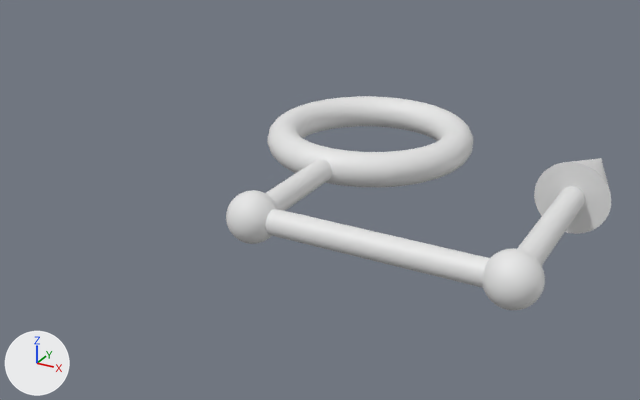
The OBJ model Assets/Modules/Azure/Assets/Arrows/Arrow-024.obj as it was, and as the next commit left it.
Both versions are drawn from a 50 mm camera at (1.67, -3.52, 1.39) aimed at (-0.04, -0.41, -0.16). Arrows for +X, +Y and +Z are at lower left; the lights stay in place. Where no turn or scale is listed for an object, it has been applied to the vertices. Vertices at the same position are counted once.

The scene before the commit, as lines of its bpy script (objects in view):
```python
me_arrow_024 = bpy.data.meshes.new('Arrow-024')
me_arrow_024.from_pydata(...)  # 3281 vertices, 3143 faces; spans x -0.47..1.15, y -1.1..0.47, z -0.15..0.15
ob_arrow_024 = bpy.data.objects.new('Arrow-024', me_arrow_024)
ob_arrow_024.location = (0.0, 0.0, 0.0)
```
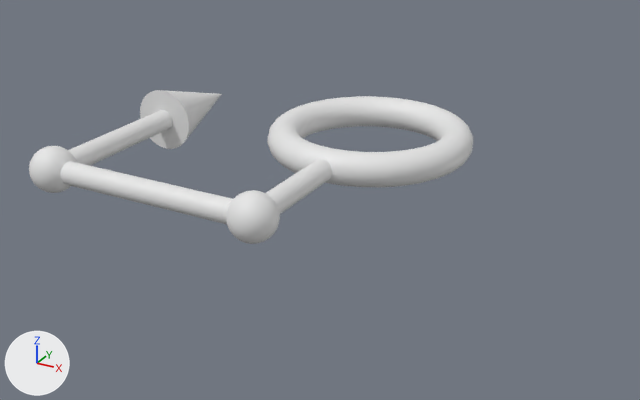
Location of each change, [x1, y1, x2, y2] in pixels of the pictures (640 x 400 px; the box of a moved part takes in the faces that stretch with it):
```json
{"object": "Arrow-024", "change": "reshaped", "before": [226, 96, 611, 310], "after": [29, 90, 473, 244], "on screen": "15% wider, 28% shorter"}
{"part": 1, "of": "me_arrow_024", "change": "moved or reshaped", "before": [534, 158, 611, 234], "after": [140, 90, 222, 149]}
{"part": 2, "of": "me_arrow_024", "change": "added", "after": [29, 146, 77, 193]}
{"part": 3, "of": "me_arrow_024", "change": "deleted", "before": [482, 248, 545, 310]}
{"part": 4, "of": "me_arrow_024", "change": "moved or reshaped", "before": [232, 186, 585, 288], "after": [60, 110, 245, 231]}
```

Edits to the scene script, one JSON object a line:
```json
{"block": "me_arrow_024", "where": "# used by ob_arrow_024; location = (0.0, 0.0, 0.0)"}
{"op": "remove", "block": "me_arrow_024", "code": "me_arrow_024.from_pydata(...)  # 3281 vertices, 3143 faces; spans x -0.47..1.15, y -1.1..0.47, z -0.15..0.15"}
{"op": "add", "block": "me_arrow_024", "code": "me_arrow_024.from_pydata(...)  # 3280 vertices, 3143 faces; spans x -1.15..0.47, y -1.1..0.47, z -0.15..0.15"}
{"block": "me_arrow_024", "change": "me_arrow_024 part 1: the loose piece of 33 vertices spanning x 0.85..1.15, y -0.25..0.25, z -0.15..0.15 is turned -180 degrees about the y axis through the mesh origin"}
{"block": "me_arrow_024", "change": "me_arrow_024 part 2: a new loose piece of 1009 vertices spanning x -1.1..-0.9, y -1.1..-0.9, z -0.1..0.1"}
{"block": "me_arrow_024", "change": "me_arrow_024 part 3: the loose piece of 1010 vertices spanning x 0.9..1.1, y -1.1..-0.9, z -0.1..0.1 is deleted"}
{"block": "me_arrow_024", "change": "me_arrow_024 part 4"}
{"block": "me_arrow_024", "change": "94 vertices are removed from x 0.95..1.05, y -1.05..0.0, z -0.05..0.05"}
{"block": "me_arrow_024", "change": "140 faces are deleted"}
{"block": "me_arrow_024", "change": "4 vertices move within x -0.02..0.02, y -1.1..-0.9, z 0.0"}
{"block": "me_arrow_024", "change": "30 vertices are added at x -1.05..-0.95, y -1.0, z -0.05..0.05"}
{"block": "me_arrow_024", "change": "32 new vertices lie (-1.0, 0.0, 0.0) away from vertices in x 0.0, y -1.05..-0.95, z -0.05..0.05"}
{"block": "me_arrow_024", "change": "32 new vertices lie (0.0, 1.0, 0.0) away from vertices in x -1.05..-0.95, y -1.0, z -0.05..0.05"}
{"block": "me_arrow_024", "change": "140 new faces join them"}
```
